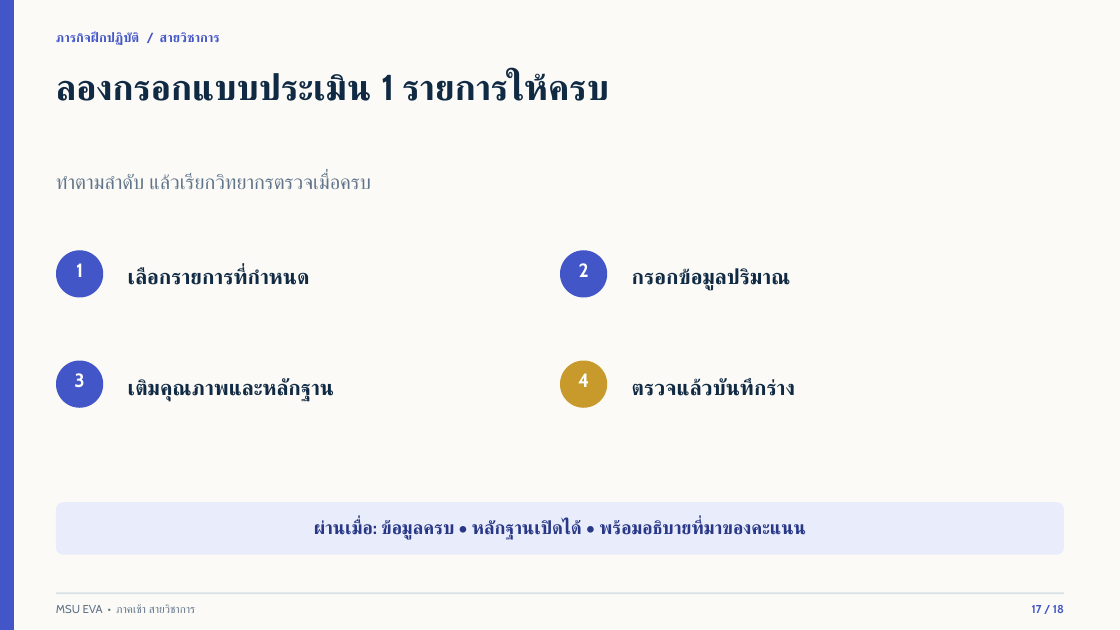
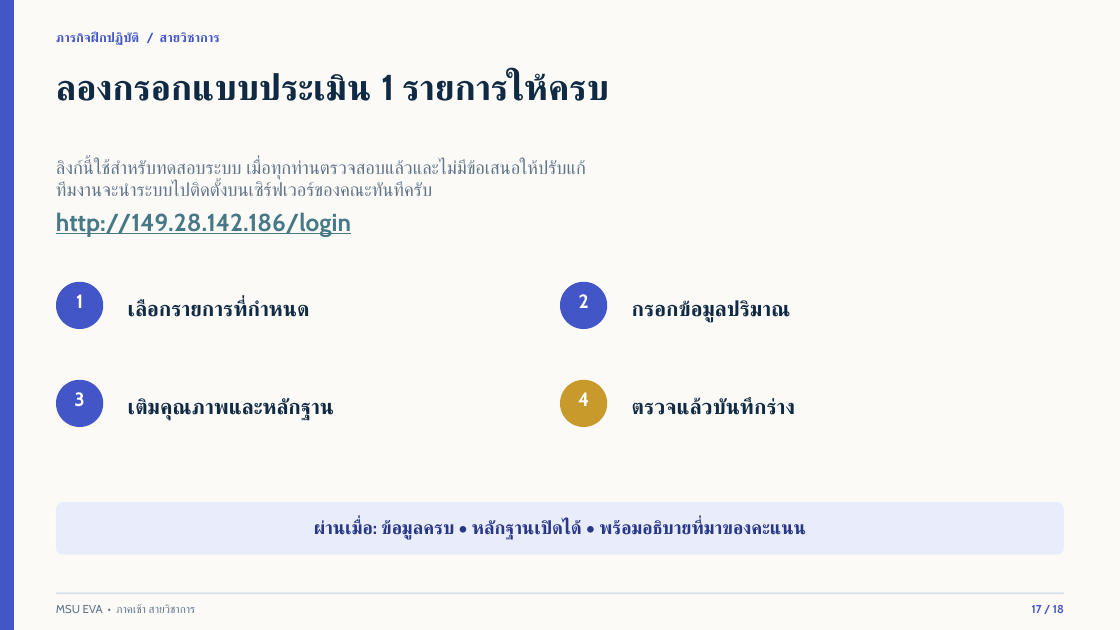
Before and after one commit to issenkku/issenkku-msu_eva-pass2, a slide deck: slide 17 of docs/MSU-EVA-อบรมสายวิชาการ-ฉบับวิทยากร.pptx. Drawn at 1120x630 pixels with LibreOffice and Linux fonts; fonts in the diff are those of the drawing. Boxes give left, top, right and bottom in pixels: in the first picture for what was removed or moved away, otherwise in the second. Text is boxed around its words. In the diff, an @@ line names an element or a change of style, - is before the commit and + after.

```diff
--- a/docs/MSU-EVA-อบรมสายวิชาการ-ฉบับวิทยากร.pptx
+++ b/docs/MSU-EVA-อบรมสายวิชาการ-ฉบับวิทยากร.pptx
@@ text removed at (56, 174, 371, 189) @@
-ทำตามลำดับ แล้วเรียกวิทยากรตรวจเมื่อครบ
@@ text added at (56, 160, 586, 196), 15.8 pt, text #61758A @@
+ลิงก์นี้ใช้สำหรับทดสอบระบบ เมื่อทุกท่านตรวจสอบแล้วและไม่มีข้อเสนอให้ปรับแก้
+ทีมงานจะนำระบบไปติดตั้งบนเซิร์ฟเวอร์ของคณะทันทีครับ
@@ text added at (56, 212, 351, 236), 21 pt, text #467886, bold, underline @@
+http://149.28.142.186/login
@@ 4 texts, 2 ellipses: place and size @@
-4 texts, 2 ellipses at (56, 250, 791, 297)
+4 texts, 2 ellipses at (56, 281, 791, 329)
@@ 4 texts, 2 ellipses: place and size @@
-4 texts, 2 ellipses at (56, 360, 795, 408)
+4 texts, 2 ellipses at (56, 380, 795, 427)
```
Also in this commit, not shown: 1 other file.
